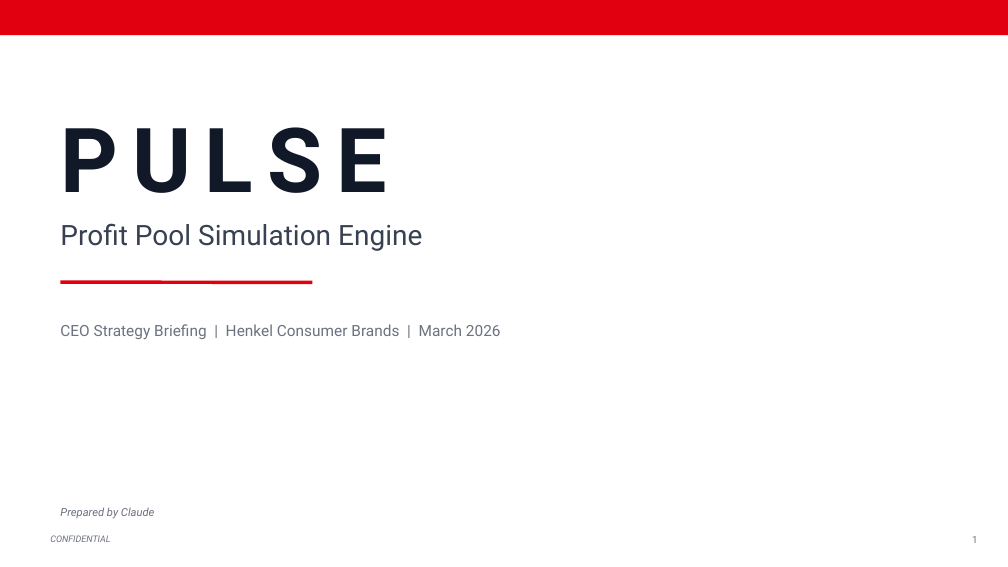
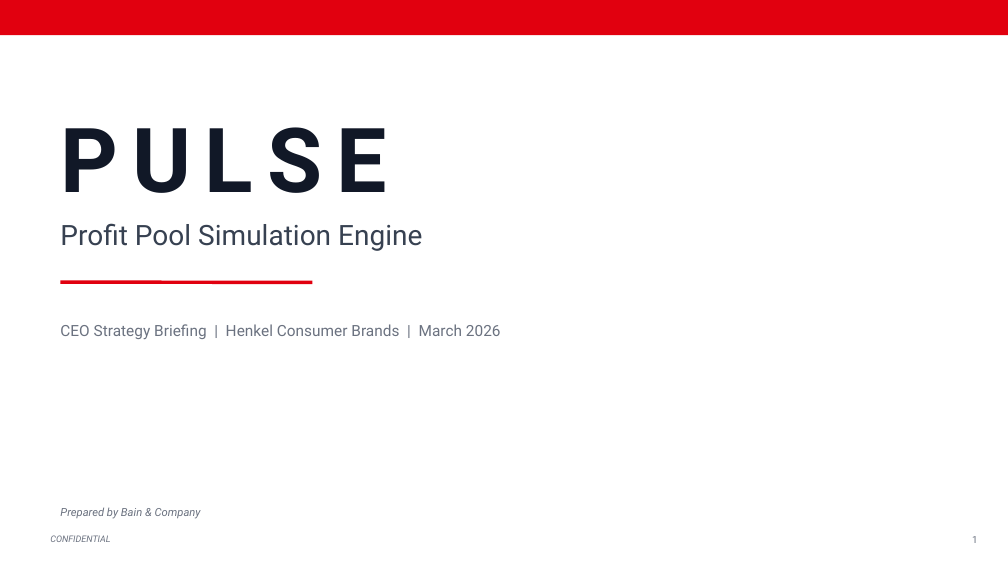
Before and after one commit to AlexanderLaker/PULSE, a slide deck: slide 1 of PULSE_CEO_Briefing_v2.pptx. Drawn at 1008x567 pixels with LibreOffice and Linux fonts; fonts in the diff are those of the drawing. Boxes give left, top, right and bottom in pixels: in the first picture for what was removed or moved away, otherwise in the second. Text is boxed around its words. In the diff, an @@ line names an element or a change of style, - is before the commit and + after.

```diff
--- a/PULSE_CEO_Briefing_v2.pptx
+++ b/PULSE_CEO_Briefing_v2.pptx
@@ text at (60,507,201,519): text changed @@
-Prepared by Claude
+Prepared by Bain & Company
```
Also in this commit, not shown: 3 other slides changed, 4 slides added, 9 other files.
